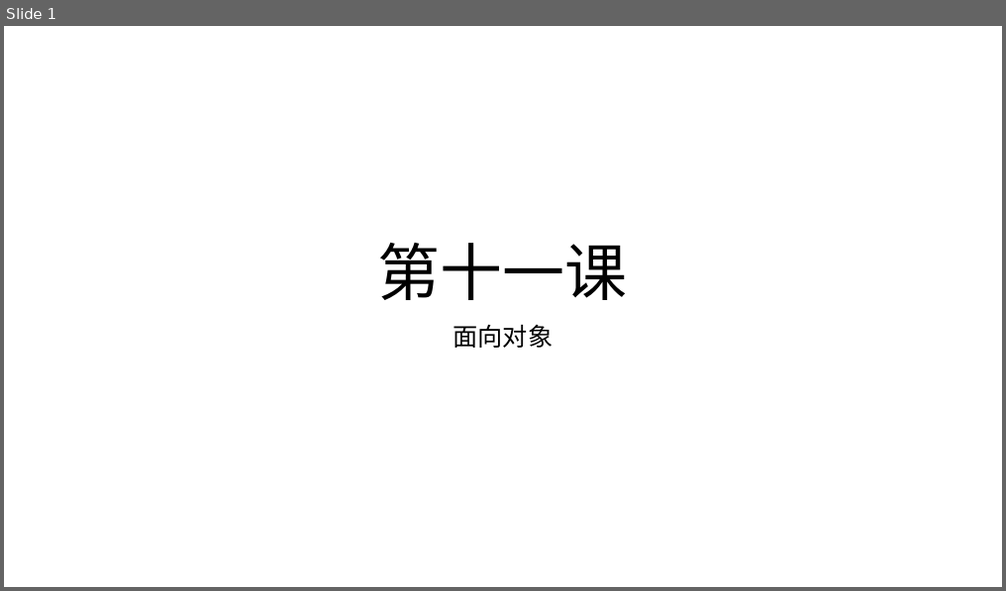
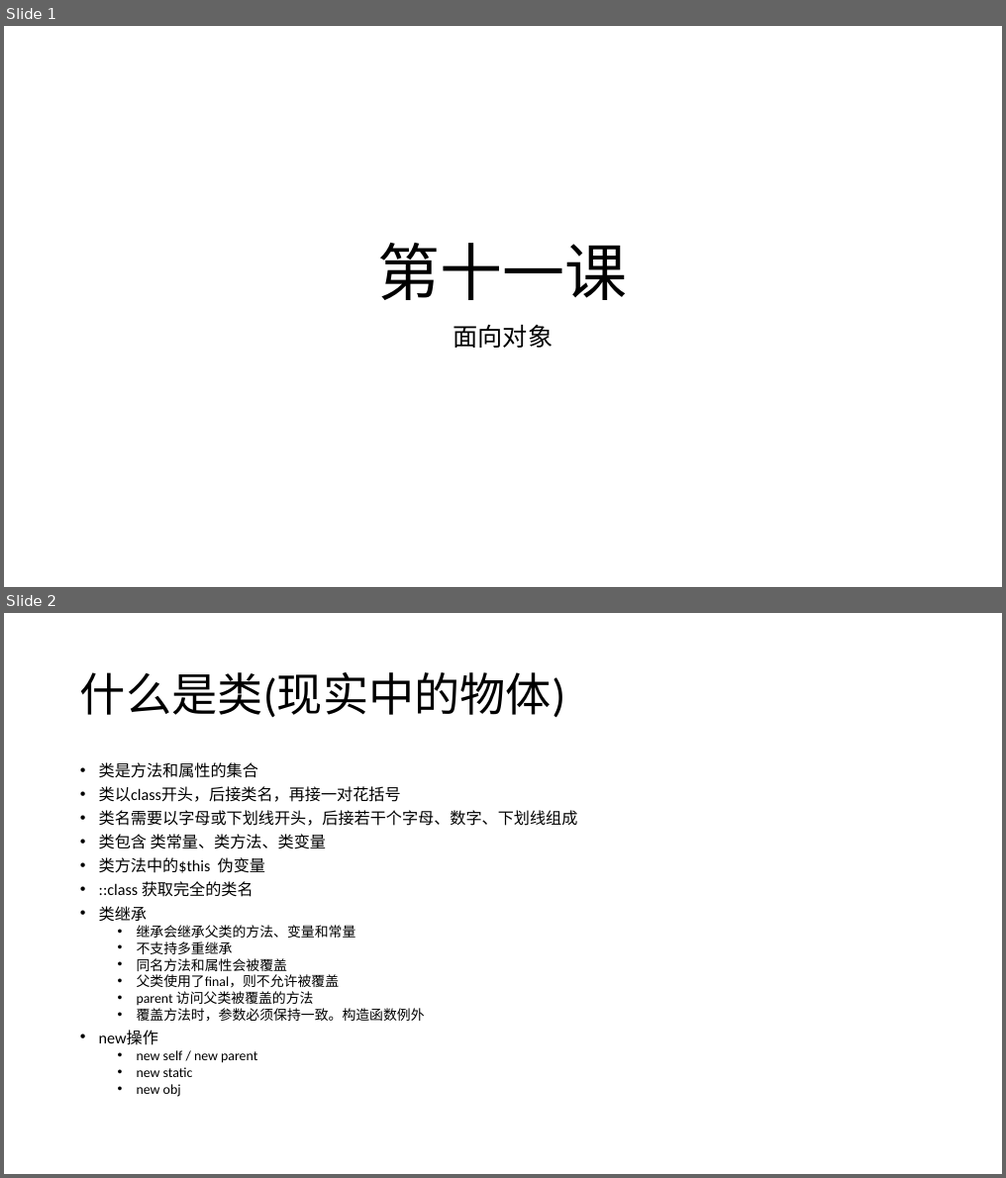
Before and after one commit to zhan3333/php-example, a slide deck: doc/ppt/第十一课-php面向对象.pptx. Shown one above the other, each under a label of ours: slide 1 before the commit, slides 1 and 2 after it. The pictures are 1006x591 and 1006x1178 pixels, drawn with LibreOffice and Linux fonts; fonts in the diff are those of the drawing. Boxes give left, top, right and bottom in pixels: in the first picture for what was removed or moved away, otherwise in the second. Text is boxed around its words. In the diff, an @@ line names an element or a change of style, - is before the commit and + after.

```diff
--- a/doc/ppt/第十一课-php面向对象.pptx
+++ b/doc/ppt/第十一课-php面向对象.pptx
@@ slide 2 added at [4,613,1002,1174], background #FFFFFF @@
@@ title added at [80,672,565,718], 44 pt, text #000000 @@
+什么是类(现实中的物体)
@@ text added at [99,762,578,1097], 13.2 pt, text #000000 @@
+• 类是方法和属性的集合
+• 类以class开头，后接类名，再接一对花括号
+• 类名需要以字母或下划线开头，后接若干个字母、数字、下划线组成
+• 类包含 类常量、类方法、类变量
+• 类方法中的$this 伪变量
+• ::class 获取完全的类名
+• 类继承
+  • 继承会继承父类的方法、变量和常量
+  • 不支持多重继承
+  • 同名方法和属性会被覆盖
+  • 父类使用了final，则不允许被覆盖
+  • parent 访问父类被覆盖的方法
+  • 覆盖方法时，参数必须保持一致。构造函数例外
+• new操作
+  • new self / new parent
+  • new static
+  • new obj
```
Also in this commit, not shown: 8 other slides added, 8 other files.
